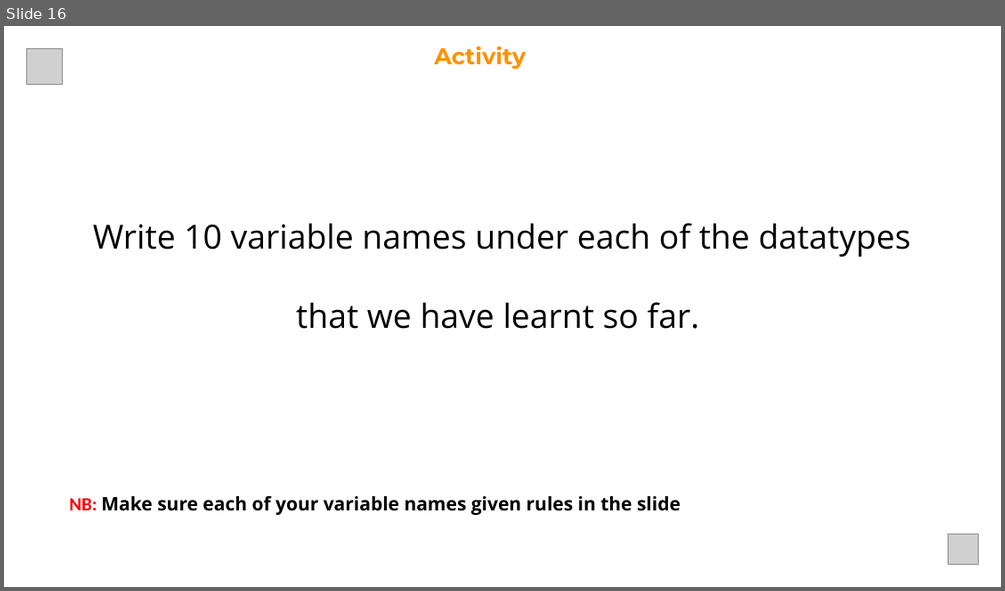
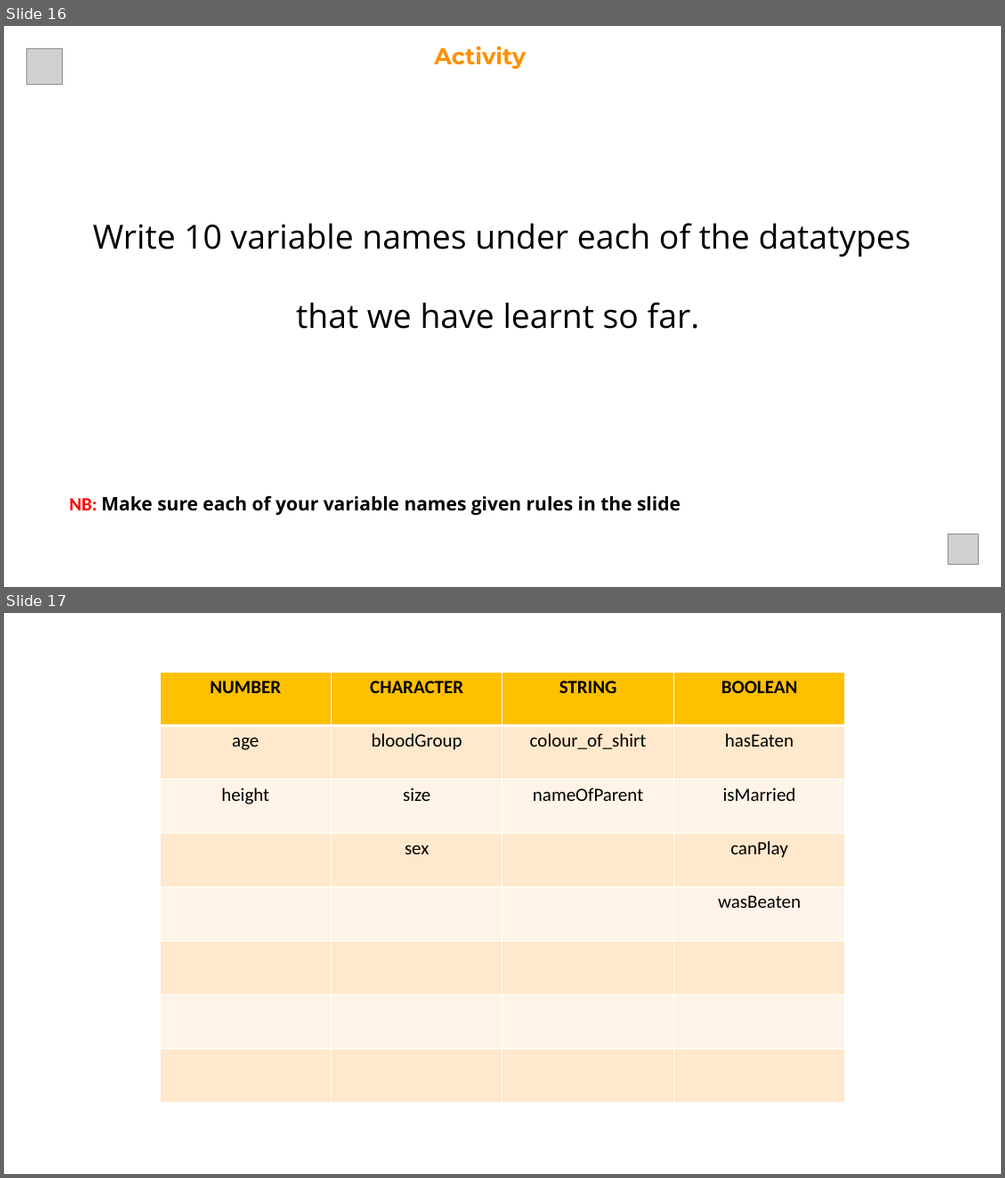
Before and after one commit to Robert-Doe/codeden, a slide deck: 2. Variables.pptx. Shown one above the other, each under a label of ours: slide 16 before the commit, slides 16 and 17 after it. The pictures are 1005x591 and 1005x1178 pixels, drawn with LibreOffice and Linux fonts; fonts in the diff are those of the drawing; grey boxes stand for pictures. Boxes give left, top, right and bottom in pixels: in the first picture for what was removed or moved away, otherwise in the second. Text is boxed around its words. In the diff, an @@ line names an element or a change of style, - is before the commit and + after.

```diff
--- a/2. Variables.pptx
+++ b/2. Variables.pptx
@@ slide 17 added at (4, 613, 1001, 1174), background #FFFFFF @@
@@ table added at (160, 672, 844, 1102), 8 rows, 4 columns @@
+NUMBER | CHARACTER | STRING | BOOLEAN
+age | bloodGroup | colour_of_shirt | hasEaten
+height | size | nameOfParent | isMarried
+ | sex |  | canPlay
+ |  |  | wasBeaten
+ |  |  | 
+ |  |  | 
+ |  |  | 
```
Also in this commit, not shown: 1 other slide added, 37 other files.
